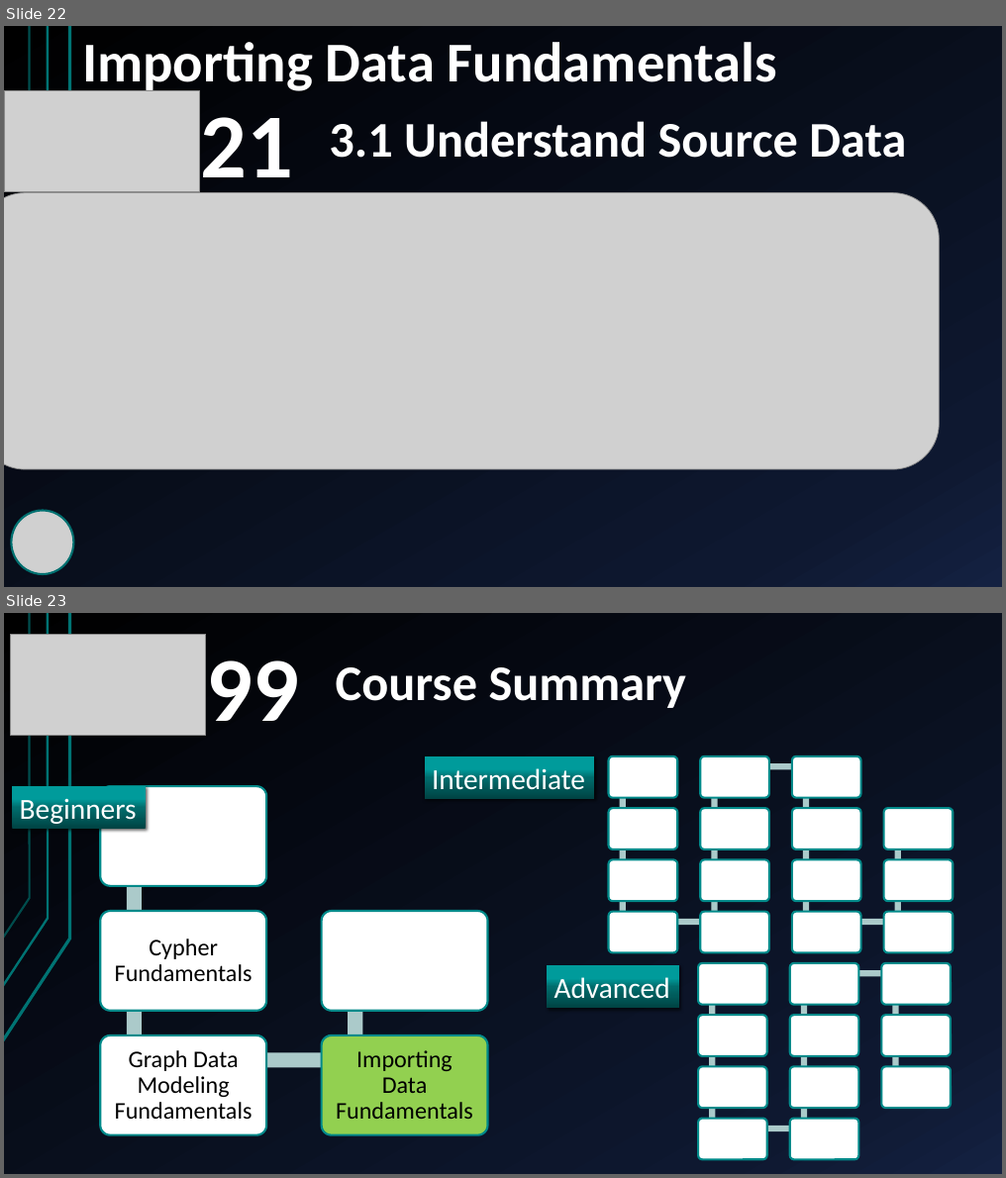
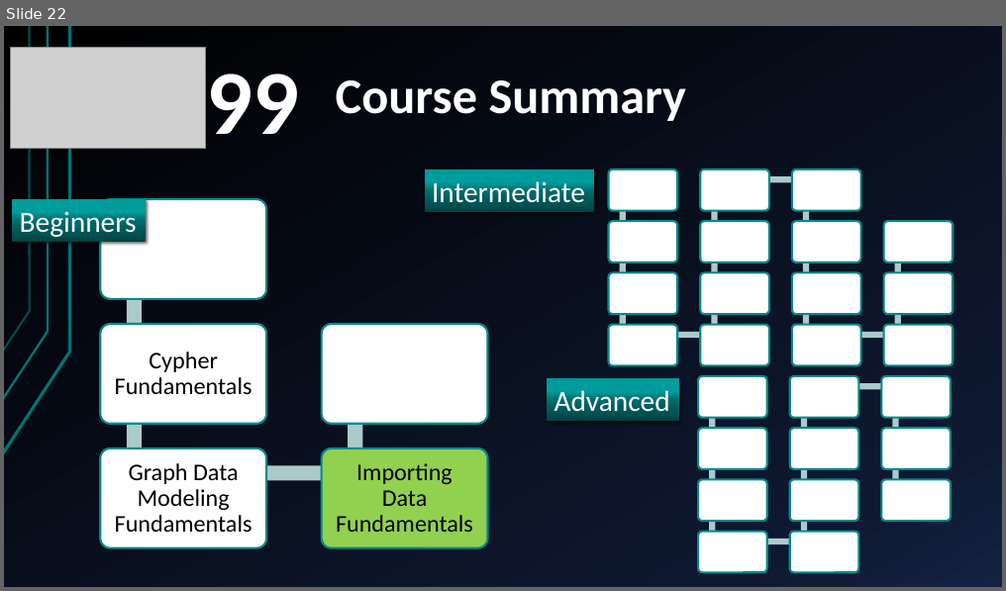
Before and after one commit to yasenstar/learn_graphdb, a slide deck: neo4j/import_data_fundamentals/Importing_Data_Fundamentals.pptx. Shown one above the other, each under a label of ours: slides 22 and 23 before the commit, slide 22 after it. The pictures are 1006x1178 and 1006x591 pixels, drawn with LibreOffice and Linux fonts; fonts in the diff are those of the drawing; grey boxes stand for pictures. Boxes give left, top, right and bottom in pixels: in the first picture for what was removed or moved away, otherwise in the second. Text is boxed around its words. In the diff, an @@ line names an element or a change of style, - is before the commit and + after.

```diff
--- a/neo4j/import_data_fundamentals/Importing_Data_Fundamentals.pptx
+++ b/neo4j/import_data_fundamentals/Importing_Data_Fundamentals.pptx
@@ slide 22 removed at <box>4,26,1002,587</box>, background gradient #000000 to #0F1931 to #142242; not listed: 3 template elements that a slide beside it also shows @@
@@ text removed at <box>82,42,777,94</box> @@
-Importing Data Fundamentals
@@ picture removed at <box>4,90,199,192</box> @@
@@ text removed at <box>200,117,293,199</box> @@
-21
@@ title removed at <box>329,121,906,158</box> @@
-3.1 Understand Source Data
@@ picture removed at <box>4,193,939,470</box> @@
@@ picture removed at <box>12,511,73,574</box> @@
@@ what was slide 23 is now slide 22 @@
```
Also in this commit, not shown: 1 slide changed, 1 other file.
